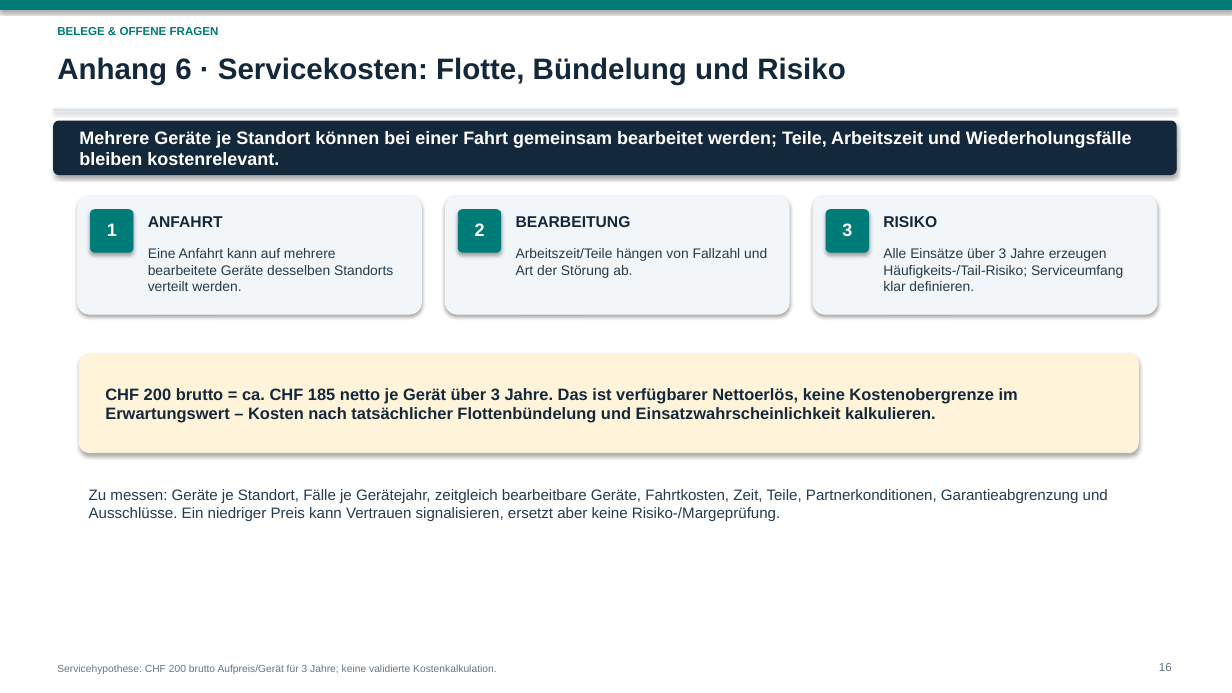
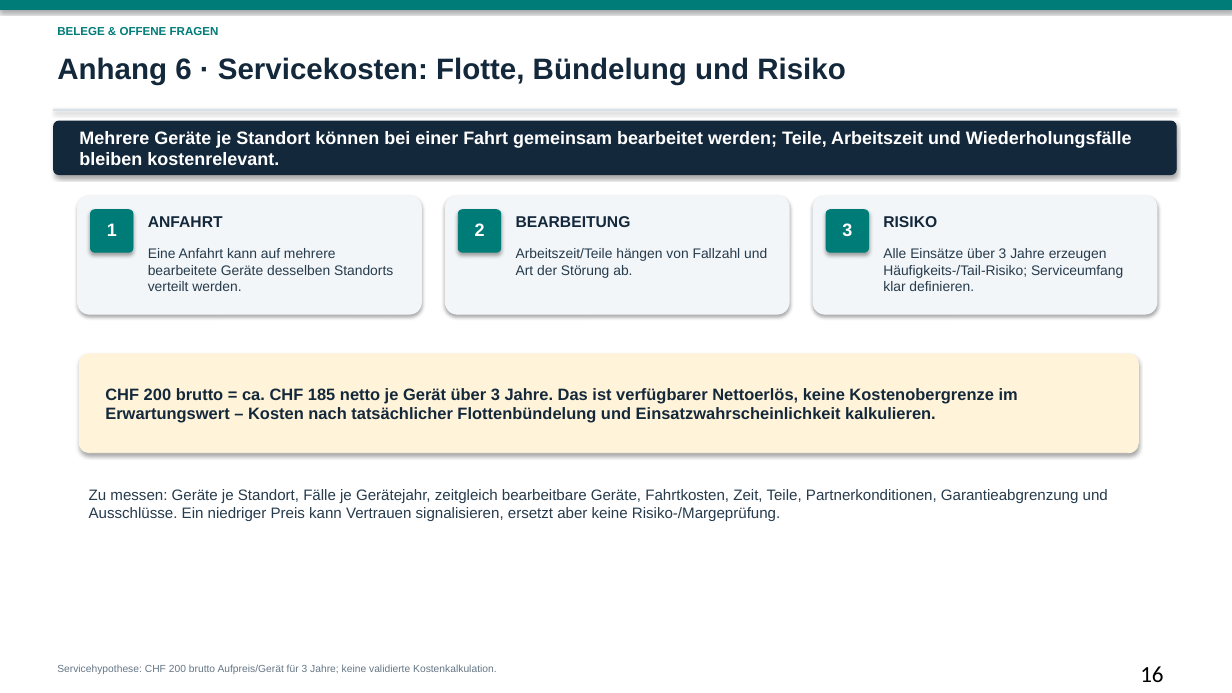
Before and after one commit to dhueppi/ZHAW_CAS_PRICING_01, a slide deck: slide 16 of leistungsnachweis_2/LN2_AquaClean_Alba_Hotel_Preiskonzept_2026.pptx. Drawn at 1232x693 pixels with LibreOffice and Linux fonts; fonts in the diff are those of the drawing. Boxes give left, top, right and bottom in pixels: in the first picture for what was removed or moved away, otherwise in the second. Text is boxed around its words. In the diff, an @@ line names an element or a change of style, - is before the commit and + after.

```diff
--- a/leistungsnachweis_2/LN2_AquaClean_Alba_Hotel_Preiskonzept_2026.pptx
+++ b/leistungsnachweis_2/LN2_AquaClean_Alba_Hotel_Preiskonzept_2026.pptx
@@ text "16" at <box>1140,666,1163,682</box>: size 9 to 18 pt, font Arial to Calibri, text colour #657685 to #000000; alignment right to left @@
```
Also in this commit, not shown: 16 other slides changed, 1 slide added, 21 other files.
